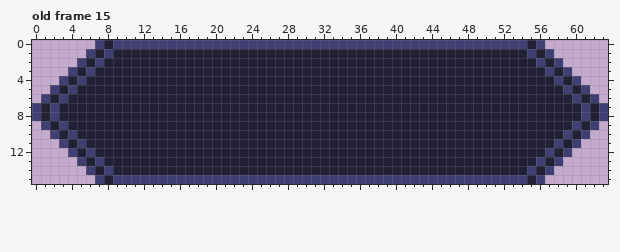
Two states of a pixel-art file, client/assets/textures/ui/expanding_frame.aseprite. The picture above is the old version.
64x16 pixels, 15 frames. Shown: old frame 15. The commit also changed other frames, which this record leaves out.
The same view after the edit:
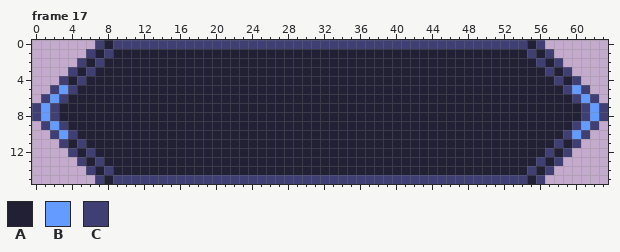
Palette (. is transparent): A #222034  B #639bff  C #3f3f74
A new or re-ordered frame is compared with the old frame closest to it.
Diff:
frames 15 -> 20
layer "Layer 2" added
--- frame 17 is new; against old frame 15, layer "Layer 2"
@@ x 0..63 @@
  4 ...CACAAAAAAAAAAAAAAAAAAAAAAAAAAAAAAAAAAAAAAAAAAAAAAAAAAAACAC...
- 5 ..CACAAAAAAAAAAAAAAAAAAAAAAAAAAAAAAAAAAAAAAAAAAAAAAAAAAAAAACAC..
- 6 .CACAAAAAAAAAAAAAAAAAAAAAAAAAAAAAAAAAAAAAAAAAAAAAAAAAAAAAAAACAC.
- 7 CACAAAAAAAAAAAAAAAAAAAAAAAAAAAAAAAAAAAAAAAAAAAAAAAAAAAAAAAAAACAC
- 8 CACAAAAAAAAAAAAAAAAAAAAAAAAAAAAAAAAAAAAAAAAAAAAAAAAAAAAAAAAAACAC
- 9 .CACAAAAAAAAAAAAAAAAAAAAAAAAAAAAAAAAAAAAAAAAAAAAAAAAAAAAAAAACAC.
-10 ..CACAAAAAAAAAAAAAAAAAAAAAAAAAAAAAAAAAAAAAAAAAAAAAAAAAAAAAACAC..
+ 5 ..CBCAAAAAAAAAAAAAAAAAAAAAAAAAAAAAAAAAAAAAAAAAAAAAAAAAAAAAACBC..
+ 6 .CBCAAAAAAAAAAAAAAAAAAAAAAAAAAAAAAAAAAAAAAAAAAAAAAAAAAAAAAAACBC.
+ 7 CBCAAAAAAAAAAAAAAAAAAAAAAAAAAAAAAAAAAAAAAAAAAAAAAAAAAAAAAAAAACBC
+ 8 CBCAAAAAAAAAAAAAAAAAAAAAAAAAAAAAAAAAAAAAAAAAAAAAAAAAAAAAAAAAACBC
+ 9 .CBCAAAAAAAAAAAAAAAAAAAAAAAAAAAAAAAAAAAAAAAAAAAAAAAAAAAAAAAACBC.
+10 ..CBCAAAAAAAAAAAAAAAAAAAAAAAAAAAAAAAAAAAAAAAAAAAAAAAAAAAAAACBC..
 11 ...CACAAAAAAAAAAAAAAAAAAAAAAAAAAAAAAAAAAAAAAAAAAAAAAAAAAAACAC...
